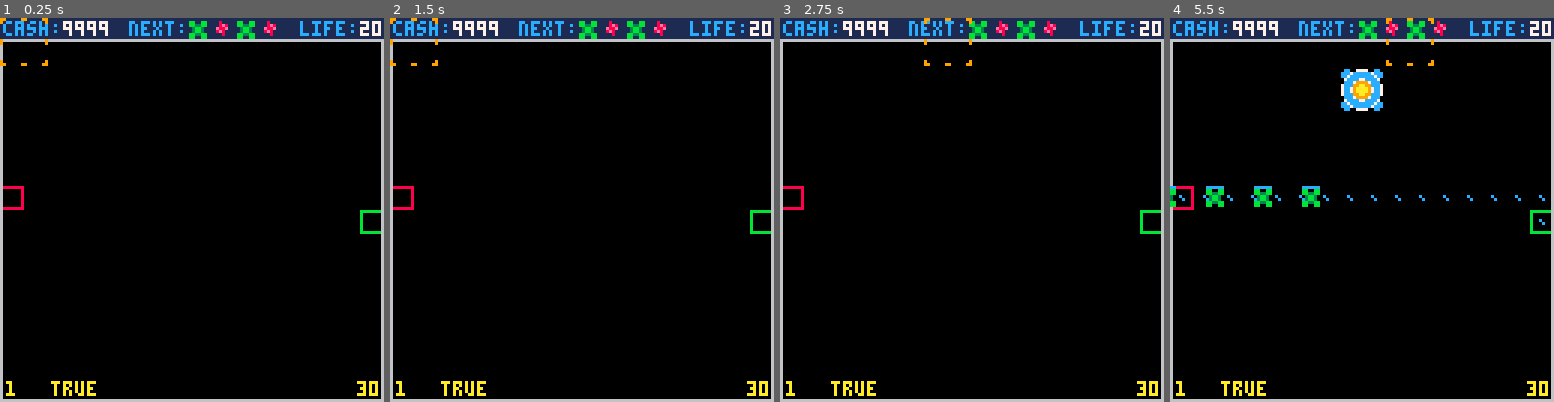
Above: before the commit, frames 1-4 (left to right).
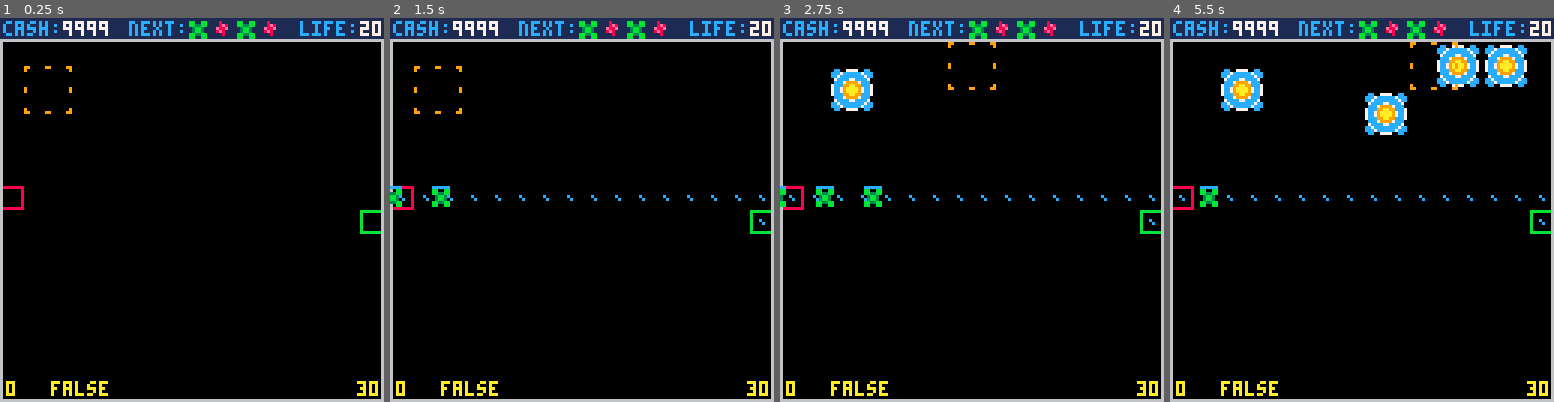
Above: after the commit, the same moments.

Repository: langchr86/pico-bubble-towers
Game: PICO-8 cartridge pico-proto.p8
The game is run twice, just before and just after one commit, with the same random seed, the same clock (stepped at 60 frames per second) and the same inputs.
Inputs:
- Up to frame 1 (0.25 s): no input
- Up to frame 2 (1.5 s): tap X (X key) at 0.33, 1.07 s; tap O (Z key) at 0.7 s
- Up to frame 3 (2.75 s): hold Right 1.6-2.1 s; tap O (Z key) at 1.7, 2.1, 2.5 s; tap X (X key) at 1.85 s; hold Up 2.15-2.42 s; hold Right from 2.47 s (still down)
- Up to frame 4 (5.5 s): tap O (Z key) every 0.4 s from 2.9 to 5.3 s; tap X (X key) at 2.97, 4.08, 5.2 s; release Right at 3.03 s; hold Left 3.08-3.58 s; hold Down 3.63-3.97 s; hold Right 4.02-4.68 s; hold Up 4.73-5.03 s; hold Left from 5.08 s (still down)

The runs differ from the first frame. In frame 1, 0.5% of the frame differs, in the area x 0-29%, y 0-99%; in frame 2, 1.0%; in frame 3, 2.2%; in frame 4, 6.3%, in the area x 0-93%, y 0-99%.

Commit message:
cleanup and correct cursor

Diff:
--- a/cursor.lua
+++ b/cursor.lua
@@ -2,19 +2,15 @@
 
 Cursor = {
   sprite=64,
-  pos=nil,
-  min=nil,
-  max=nil,
-  inc=0,
+  pos=Point:New(8, 16),
+  min=Point:New(0, 8),
+  max=Point:New(112, 112),
+  inc=kTileSize,
 }
 Cursor.__index = Cursor
 
-function Cursor:New(pos, min, max, inc)
+function Cursor:New()
   o = {
-    pos=pos:Clone(),
-    min=min:Clone(),
-    max=max:Clone(),
-    inc=inc,
   }
   return setmetatable(o, self)
 end
--- a/pico-proto.lua
+++ b/pico-proto.lua
@@ -13,11 +13,7 @@
 end
 
 session = Session:New(0)
-
-screen_max = Point:New(128, 128)
-cursor_min = Point:New(0, 0)
-cursor_max = screen_max
-cursor = Cursor:New(cursor_min, cursor_min, cursor_max, kTileSize)
+cursor = Cursor:New()
 
 map_width = 16
 map_height = 16
